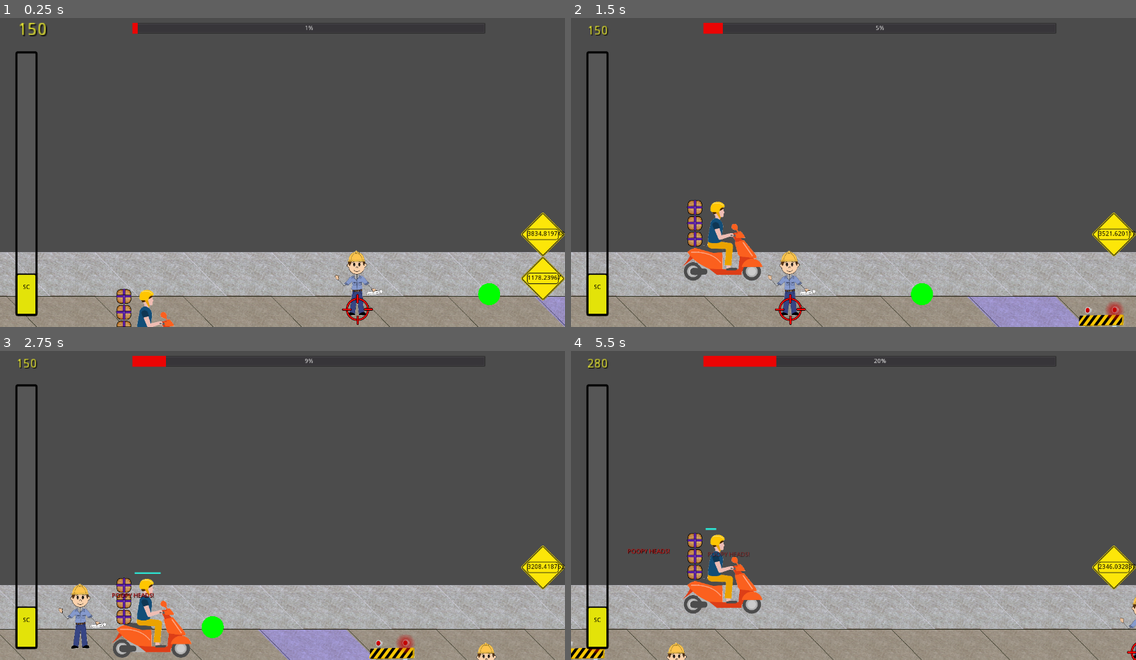
Above: before the commit, frames 1-4 (two rows, left to right).
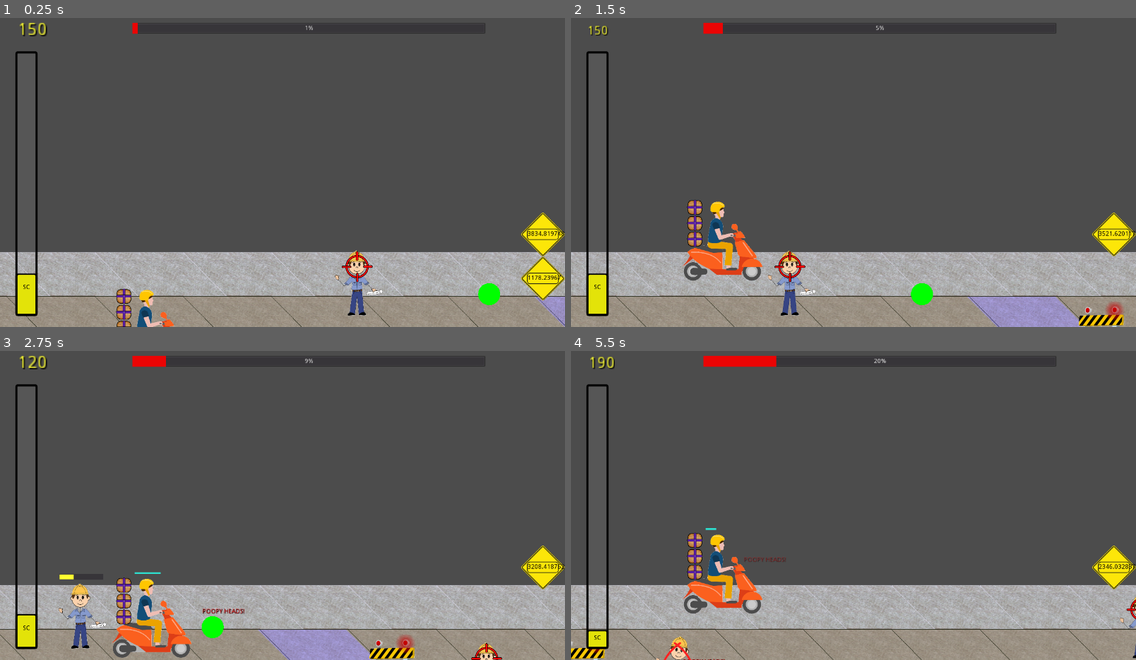
Above: after the commit, the same moments.

Repository: Anatolij-Grigorjev/MopedRebelGO
Game: Godot game, scene res://stages/test/test_stage.tscn
The game is run twice, just before and just after one commit, with the same random seed, the same clock (stepped at 60 frames per second) and the same inputs.
Inputs:
- Up to frame 1 (0.25 s): no input
- Up to frame 2 (1.5 s): hold W (swerve_up) from 0.53 s (still down); tap P (say_diss) at 0.6 s; tap O (diss_target_above) at 1.35 s
- Up to frame 3 (2.75 s): tap P (say_diss) at 1.55, 2.3 s; release W (swerve_up) at 2.03 s; hold S (swerve_down) from 2.03 s (still down); tap L (diss_target_below) at 2.1 s
- Up to frame 4 (5.5 s): tap P (say_diss) at 2.85, 3.6, 4.55, 5.3 s; release S (swerve_down) at 4.28 s; hold W (swerve_up) from 4.28 s (still down); tap O (diss_target_above) at 4.35 s; tap L (diss_target_below) at 5.1 s

The runs differ from the first frame. In frame 1, 0.3% of the frame differs, in the area x 60-66%, y 75-100%; in frame 2, 0.3%; in frame 3, 0.6%; in frame 4, 0.9%, in the area x 2-100%, y 1-100%.
Error in both runs: Invalid get index '-1' (on base: 'Array'). (res://utils/logger.gd:103)

Commit message:
Fix diss aim, shoot diss at citizens

Diff:
--- a/game/gui/hud_control.gd
+++ b/game/gui/hud_control.gd
@@ -188,7 +188,7 @@
 Create earned points marker at base of rebel wheels and send that marker
 to main current points label on HUD
 """
-func add_rebel_earned_nrt_points(moped_canvas_position: Vector2, earned_points: float) -> void:
+func add_earned_nrt_points_label(moped_canvas_position: Vector2, earned_points: float) -> void:
 	var earned_node : EarnedPoints = EarnedPoints.instance()
 	add_child(earned_node)
 	earned_node.set_num_points(earned_points)
--- a/game/obstacles/citizens/citizen.gd
+++ b/game/obstacles/citizens/citizen.gd
@@ -14,6 +14,7 @@
 onready var animator: AnimationPlayer = $AnimationPlayer
 onready var dissed_progress : ProgressBar = $ProgressBar
 onready var visibility_controller: VisibilityNotifier2D = $VisibilityNotifier2D
+onready var hearing_area: Area2D = $Hearing
 
 
 var _disses_heard : int = 0
--- a/game/rebel/diss_word.gd
+++ b/game/rebel/diss_word.gd
@@ -3,31 +3,43 @@
 """
 Controller for diss word to approach inteded target if set
 """
-const DISS_SPEED = 300
-const DISTANCE_TOLERANCE_SQR = 5.0 * 5.0
+var Logger : Resource = preload("res://utils/logger.gd")
 
+const DISS_SPEED = 500
 
 signal hit_citizen
 
 
-var _target_citizen: Node2D
-var _diss_arrived: bool = false
+onready var LOG: Logger = Logger.new(self)
+onready var tween: Tween = $Tween
+
+
+var _target_reticule: Node2D
 
 
 func _ready() -> void:
 	pass # Replace with function body.
 
 
-func _process(delta: float) -> void:
-	if (_target_citizen and not _diss_arrived):
-		var citizen_position := _target_citizen.global_position
-		var advance := (global_position - citizen_position) * DISS_SPEED * delta
-		global_position += advance
-		if (global_position.distance_squared_to(citizen_position) < DISTANCE_TOLERANCE_SQR):
-			_diss_arrived = true
-			emit_signal("hit_citizen")
-	pass
+func set_target(target_reticule: Node2D) -> void:
+	_target_reticule = target_reticule
 
 
-func set_target(target_citizen: Node2D) -> void:
-	_target_citizen = target_citizen
+"""
+Make diss move towards target
+"""
+func send_diss() -> void:
+	var target_position := _target_reticule.global_position
+	var distance := global_position.distance_to(target_position)
+	var time_to_reach := distance / DISS_SPEED
+
+	tween.interpolate_property(
+		self, 'global_position',
+		null, target_position,
+		time_to_reach,
+		Tween.TRANS_LINEAR, Tween.EASE_OUT_IN
+	)
+	tween.start()
+
+	yield(tween, "tween_all_completed")
+	emit_signal("hit_citizen")
--- a/game/rebel/diss_word.tscn
+++ b/game/rebel/diss_word.tscn
@@ -102,3 +102,5 @@
 align = 1
 valign = 1
 uppercase = true
+
+[node name="Tween" type="Tween" parent="."]
--- a/game/rebel/moped_rebel.gd
+++ b/game/rebel/moped_rebel.gd
@@ -6,13 +6,19 @@
 * Performs constant movement
 * Collects user input to:
 	* Perform swerve animation and tween
+	* say diss
+
+* Receives signal callbacks to:
+	* Substract lost package
+	* consume citizen anger pulse
+	* get non-regulation track bonus
 """
 var Logger : Resource = preload("res://utils/logger.gd")
 var DissWord: Resource = preload("res://rebel/diss_word.tscn")
 
 
 signal swerve_direction_pressed(swerve_direction)
-signal diss_said(diss_word, diss_recipient)
+signal diss_said(diss_word)
 
 
 var cruise_speed : float = C.MR_CRUISE_SPEED
@@ -54,9 +60,7 @@
 		if (desire_say_diss):
 			diss_cooldown_bar.start_cooldown(input.max_diss_colldown)
 			var new_diss := _build_diss_word()
-			#if no receiver present just curse at self
-			var diss_receiver := self
-			emit_signal("diss_said", new_diss, diss_receiver)
+			emit_signal("diss_said", new_diss)
 	move_and_slide(velocity)
 
 
--- a/game/stages/stage_control.gd
+++ b/game/stages/stage_control.gd
@@ -132,6 +132,8 @@
 func _start_aim_citizen(citizen: CitizenRoadBlock) -> void:
 	_current_diss_aim = DissAim.instance()
 	citizen.add_child(_current_diss_aim)
+	#add citizen height to target head
+	_current_diss_aim.position = citizen.hearing_area.position
 
 
 func _build_nearest_track_obstacles_list() -> Array:
@@ -170,13 +172,18 @@
 	LOG.debug("Swerved moped to track {}!", [current_moped_track])
 
 
-func _on_MopedRebel_diss_said(diss_word: DissWord, diss_receiver: Node2D) -> void:
+func _on_MopedRebel_diss_said(diss_word: DissWord) -> void:
 	add_child(diss_word)
 	diss_word.global_position = moped_rebel.diss_position.global_position
+
+	diss_word.set_target(moped_rebel)
 	#there is an actual diss receiver
-	if (diss_receiver != moped_rebel):
-		diss_word.set_target(diss_receiver)
-	pass
+	if (is_instance_valid(_current_diss_aim)):
+		diss_word.set_target(_current_diss_aim)
+	#start diss
+	diss_word.send_diss()
+	#substract diss cost
+	HUD.add_sc_points(-C.MR_DISS_SC_COST)
 
 
 func _on_NRT_moped_traveled(
@@ -190,7 +197,7 @@
 	var sc_with_bonus : float = State.sc_multiplier * raw_points
 	LOG.info("MR gets {}*{} SC points for travelling {}/{} NRT!", [State.sc_multiplier, raw_points, travel_distance, total_nrt_length])
 	yield(
-		HUD.add_rebel_earned_nrt_points(moped_rebel.get_global_transform_with_canvas().get_origin(), sc_with_bonus),
+		HUD.add_earned_nrt_points_label(moped_rebel.get_global_transform_with_canvas().get_origin(), sc_with_bonus),
 		'completed'
 	)
 	HUD.add_sc_points(sc_with_bonus)
--- a/game/utils/static_constants.gd
+++ b/game/utils/static_constants.gd
@@ -63,6 +63,7 @@
 *		MOPED REBEL			*
 *****************************
 """
+const MR_DISS_SC_COST: float = 15.5
 const MR_CRUISE_SPEED : float = 250.56
 const MR_SWERVE_DURATION_SEC : float = 0.2
 const MR_OBSTACLE_PUSHBACK_DURATION_SEC : float = 0.3
